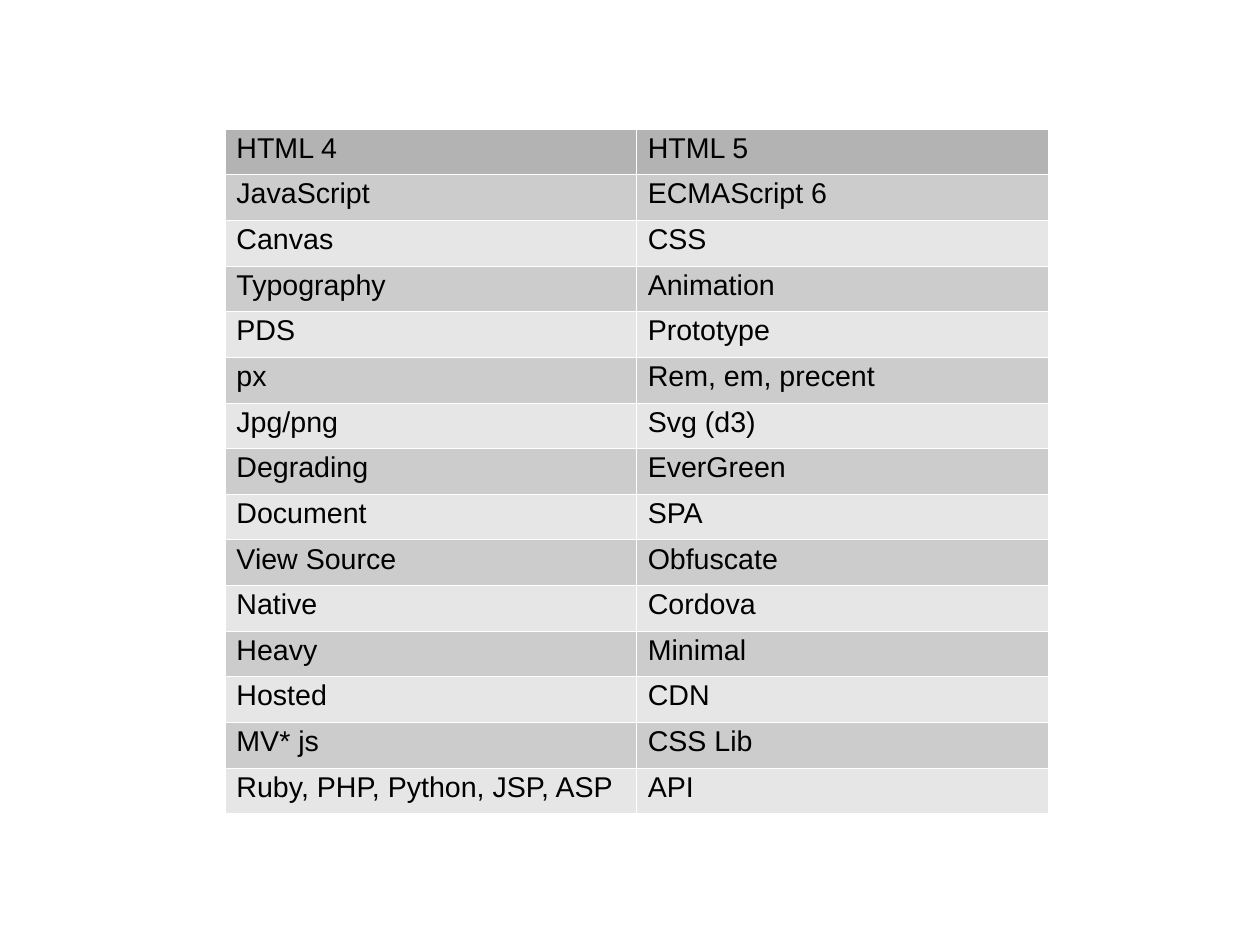
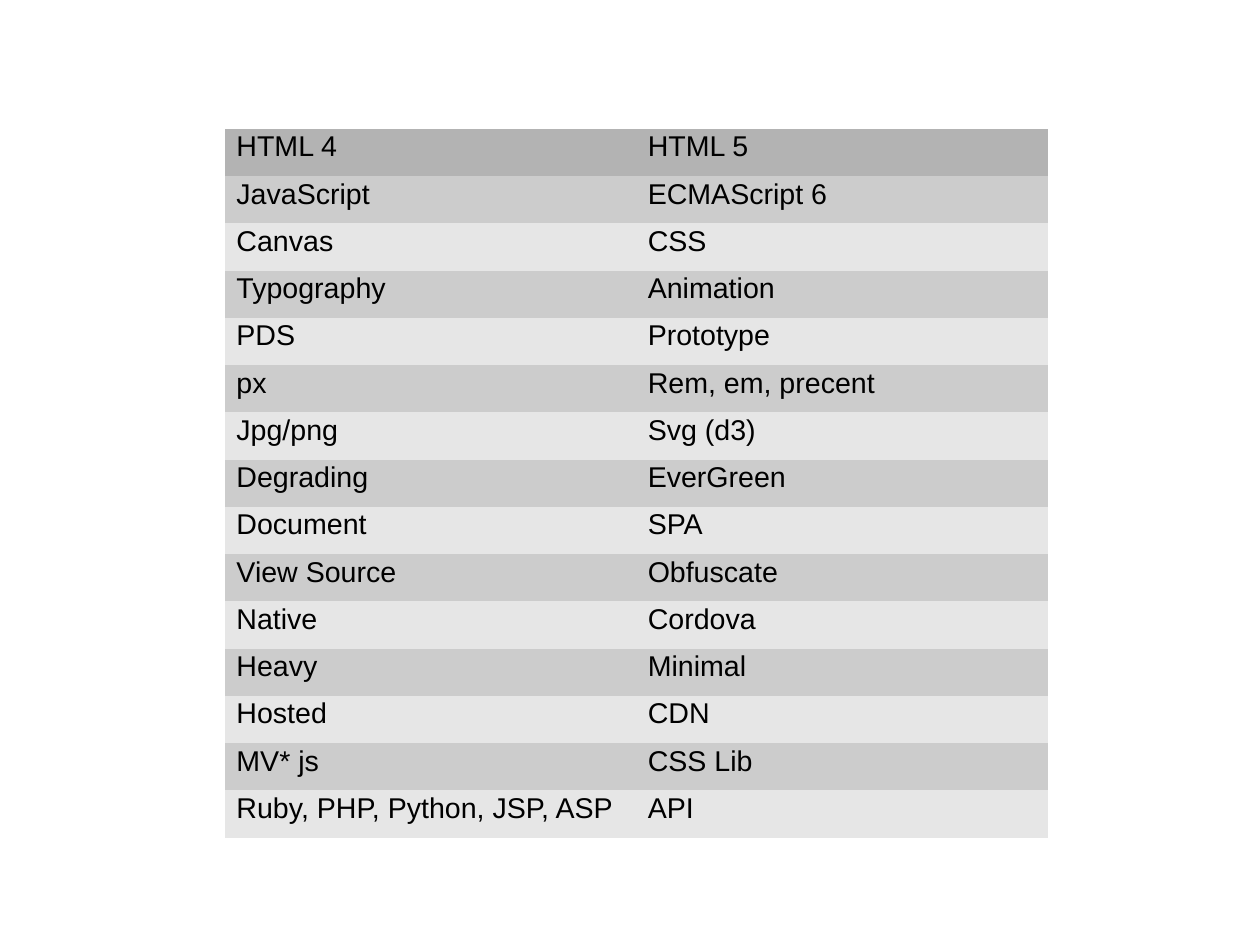
Before and after one commit to puppetMaster3/bikeSheding, a slide deck: slide 24 of training/2of2.ppt (slide 22 before the commit). Drawn at 1260x945 pixels with LibreOffice and Linux fonts; fonts in the diff are those of the drawing; background and template pictures are left out. Boxes give left, top, right and bottom in pixels: in the first picture for what was removed or moved away, otherwise in the second. Text is boxed around its words. In the diff, an @@ line names an element or a change of style, - is before the commit and + after.

```diff
--- a/training/2of2.ppt
+++ b/training/2of2.ppt
@@ table at [225, 129, 1048, 827] @@
@@ line spacing 0.93 to 0.87 @@
@@ borders changed @@
```
Also in this commit, not shown: 13 other slides changed, 2 slides added, 9 other files.
